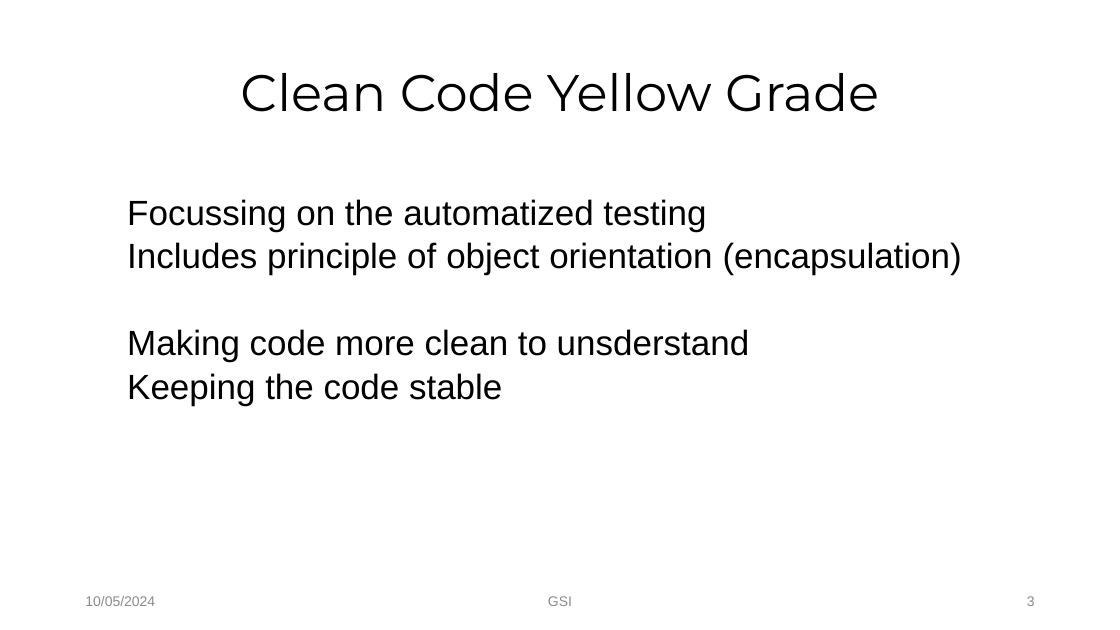
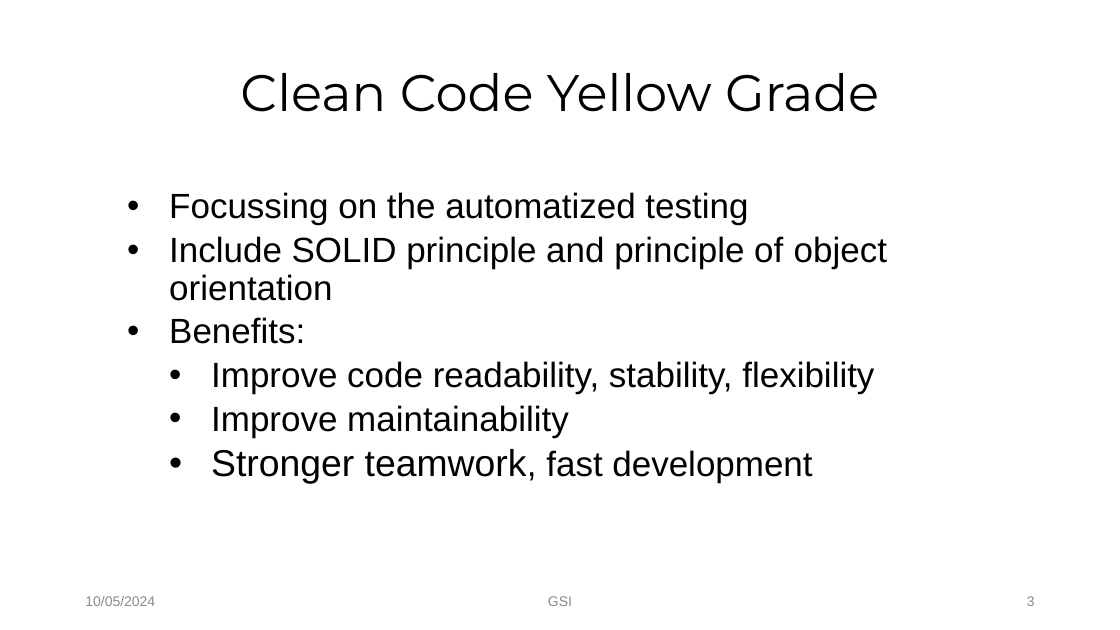
Before and after one commit to Tuyen92/my_bag, a slide deck: slide 3 of yellow.pptx. Drawn at 1120x630 pixels with LibreOffice and Linux fonts; fonts in the diff are those of the drawing; background and template pictures are left out. Boxes give left, top, right and bottom in pixels: in the first picture for what was removed or moved away, otherwise in the second. Text is boxed around its words. In the diff, an @@ line names an element or a change of style, - is before the commit and + after.

Commit message:
pp yellow

```diff
--- a/yellow.pptx
+++ b/yellow.pptx
@@ text at [169, 192, 748, 225]: bullet none to • @@
@@ text at [169, 236, 887, 484]: text changed @@
-  Includes principle of object orientation (encapsulation)
-  Making code more clean to unsderstand
-  Keeping the code stable
+  • Include SOLID principle and principle of object orientation
+  • Benefits:
+    • Improve code readability, stability, flexibility
+    • Improve maintainability
+    • Stronger teamwork, fast development
```
Also in this commit, not shown: 12 other slides changed, 4 slides added.
